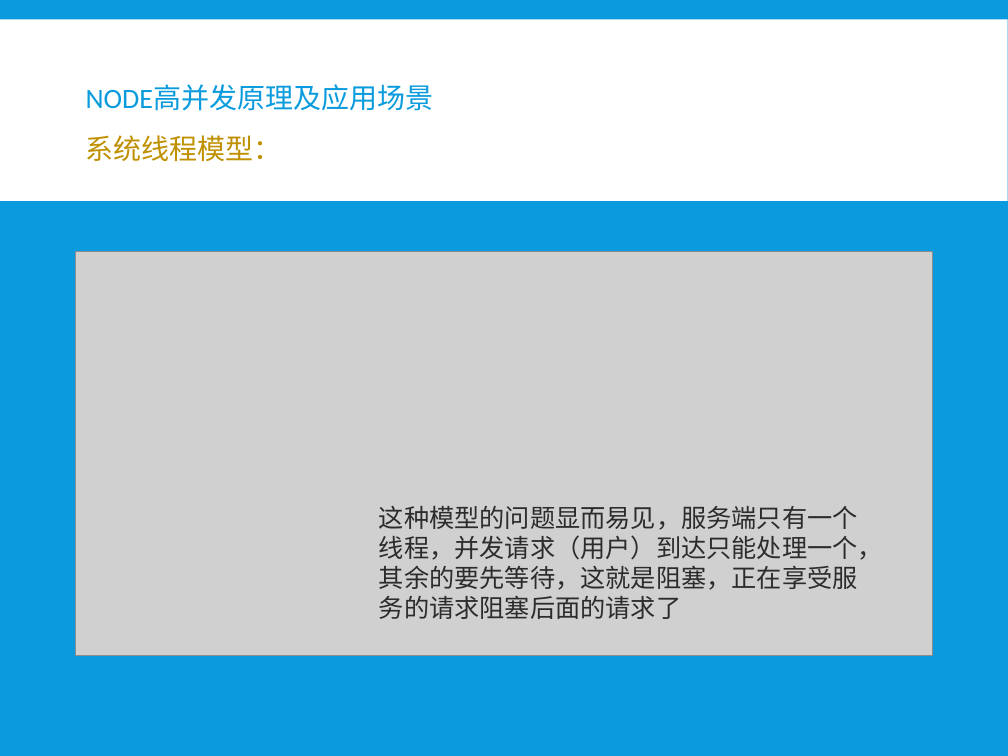
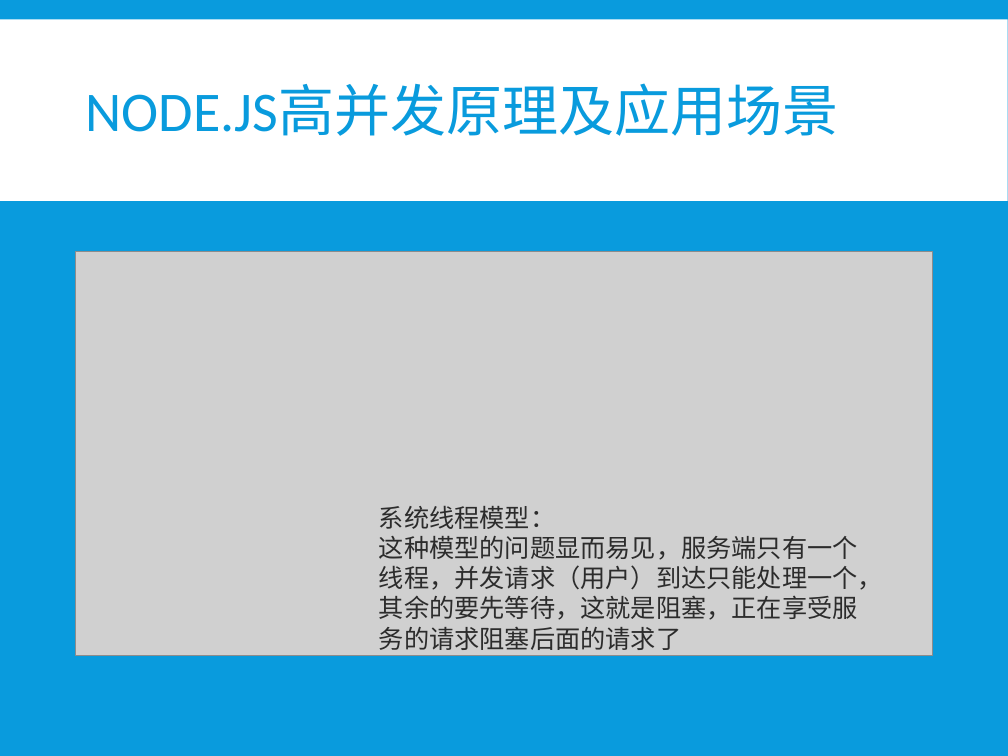
Before and after one commit to xiayu1986/webLearn, a slide deck: slide 14 of mix/技术分享/NODE技术分享.pptx (slide 8 before the commit). Drawn at 1008x756 pixels with LibreOffice and Linux fonts; fonts in the diff are those of the drawing; grey boxes stand for pictures. Boxes give left, top, right and bottom in pixels: in the first picture for what was removed or moved away, otherwise in the second. Text is boxed around its words. In the diff, an @@ line names an element or a change of style, - is before the commit and + after.

```diff
--- a/mix/技术分享/NODE技术分享.pptx
+++ b/mix/技术分享/NODE技术分享.pptx
@@ title at [86, 84, 839, 136]: text changed; size 20 to 40 pt @@
-NODE高并发原理及应用场景
-系统线程模型：
+NODE.JS高并发原理及应用场景
@@ text at [379, 506, 555, 529]: paragraph added @@
+系统线程模型：
```
Also in this commit, not shown: 11 other slides changed, 8 slides added, 4 slides removed, 1 other file.
